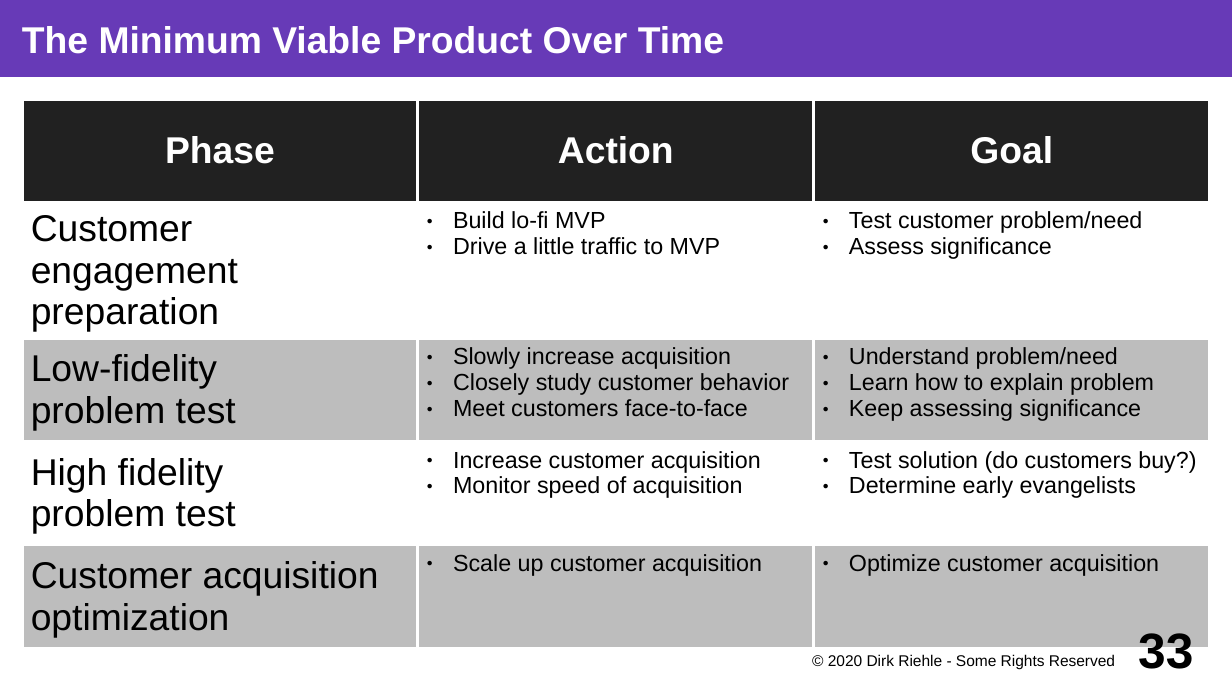
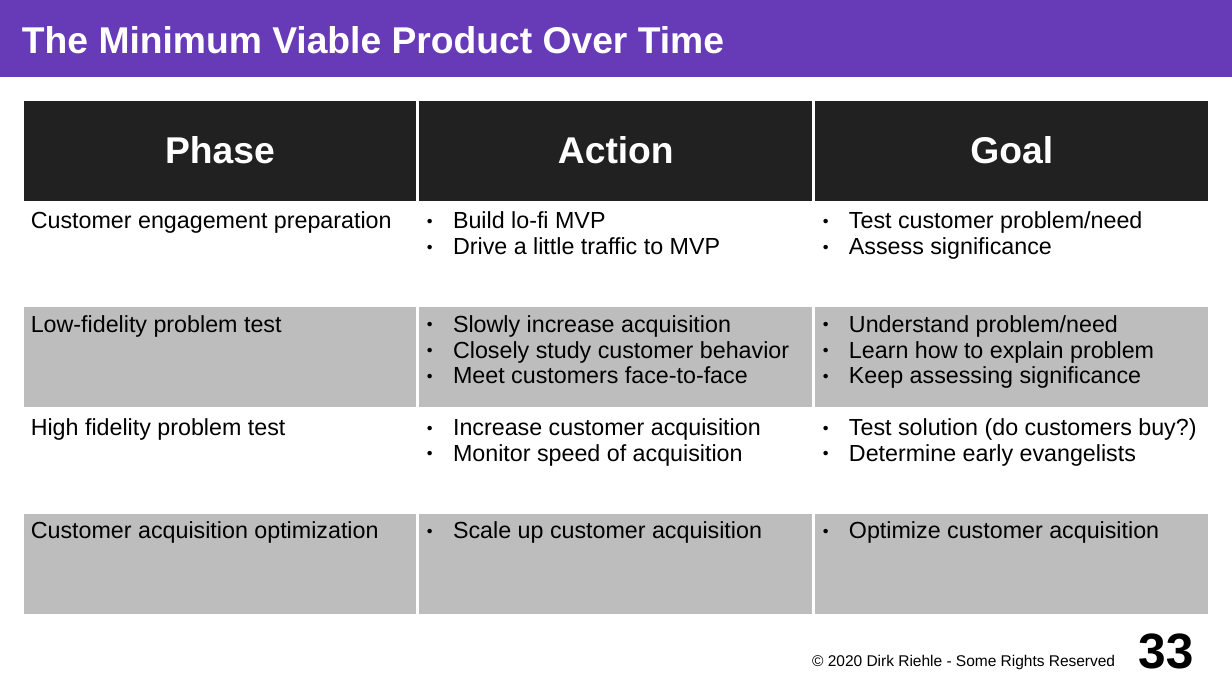
Before and after one commit to dirkriehle/coss-course, a slide deck: slide 33 of Lecture slides/COSS D01 - Software Startups.odp. Drawn at 1232x693 pixels with LibreOffice and Linux fonts; fonts in the diff are those of the drawing. Boxes give left, top, right and bottom in pixels: in the first picture for what was removed or moved away, otherwise in the second. Text is boxed around its words. In the diff, an @@ line names an element or a change of style, - is before the commit and + after.

```diff
--- a/Lecture slides/COSS D01 - Software Startups.odp
+++ b/Lecture slides/COSS D01 - Software Startups.odp
@@ table at bbox=[22, 99, 1210, 616] @@
@@ size 24 to 15 pt in "Customer engagement preparation", "Low-fidelity problem test", "High fidelity problem test", "Customer acquisition optimization" @@
```
Also in this commit, not shown: 10 other slides changed, 26 other files.
